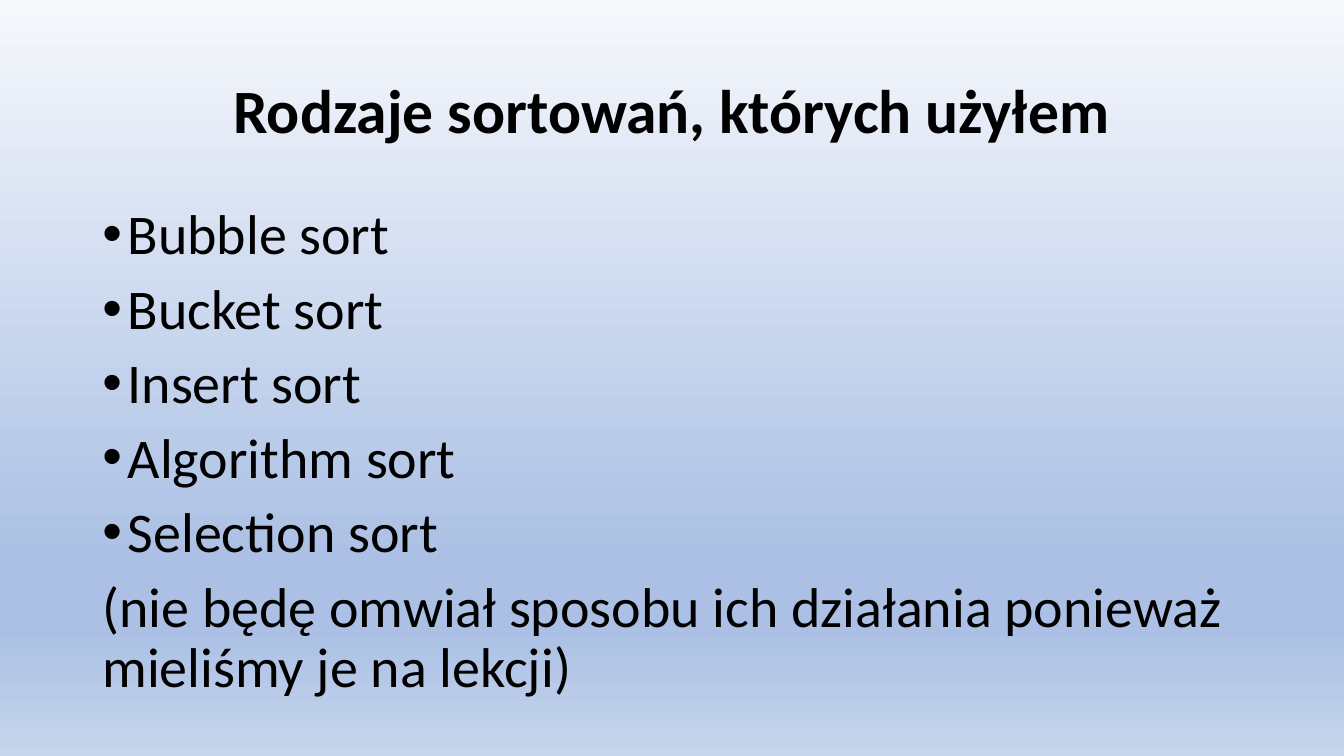
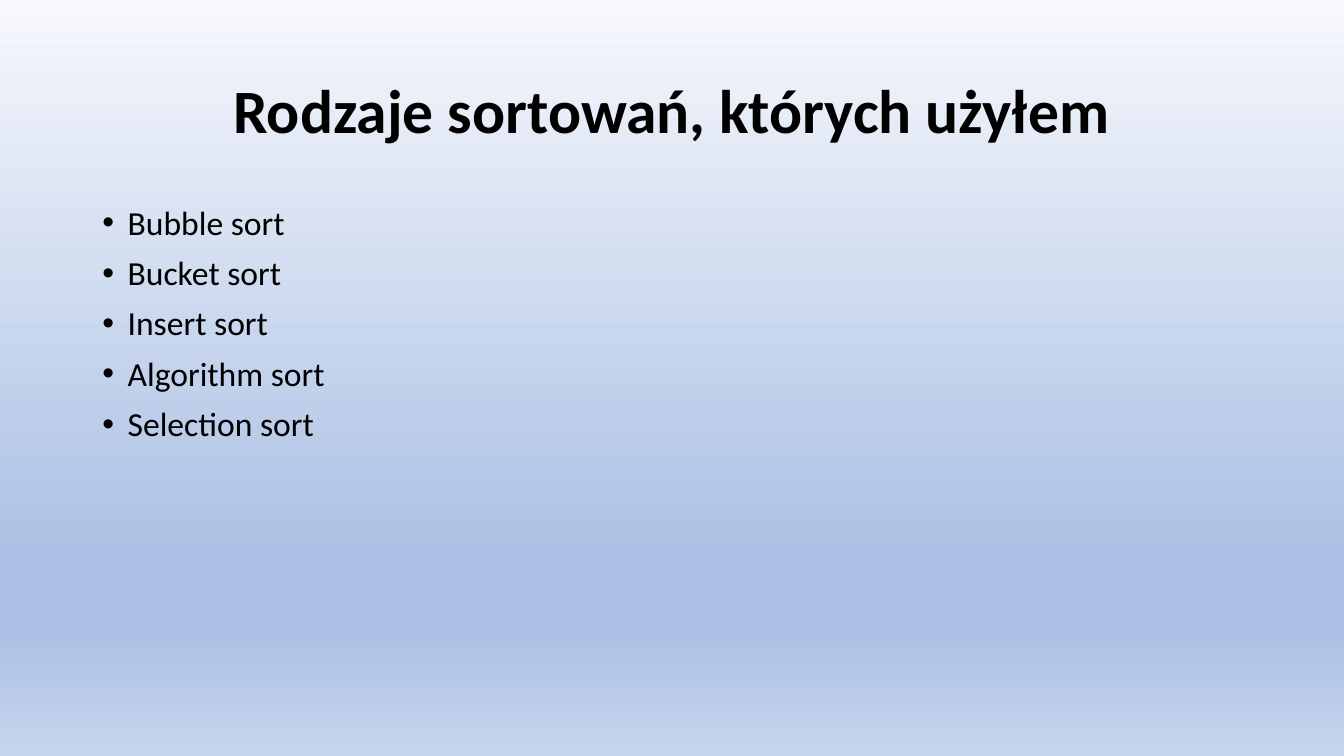
Before and after one commit to Binio77/Nowy-folder, a slide deck: slide 2 of Sposoby Sortowania.pptx. Drawn at 1344x756 pixels with LibreOffice and Linux fonts; fonts in the diff are those of the drawing. Boxes give left, top, right and bottom in pixels: in the first picture for what was removed or moved away, otherwise in the second. Text is boxed around its words. In the diff, an @@ line names an element or a change of style, - is before the commit and + after.

```diff
--- a/Sposoby Sortowania.pptx
+++ b/Sposoby Sortowania.pptx
@@ text "Bubble sort" at box(128, 211, 325, 437): size 40 to 24 pt @@
@@ text at box(102, 586, 1221, 697): paragraph removed @@
-(nie będę omwiał sposobu ich działania ponieważ mieliśmy je na lekcji)
```
Also in this commit, not shown: 10 other slides changed, 7 slides added.
